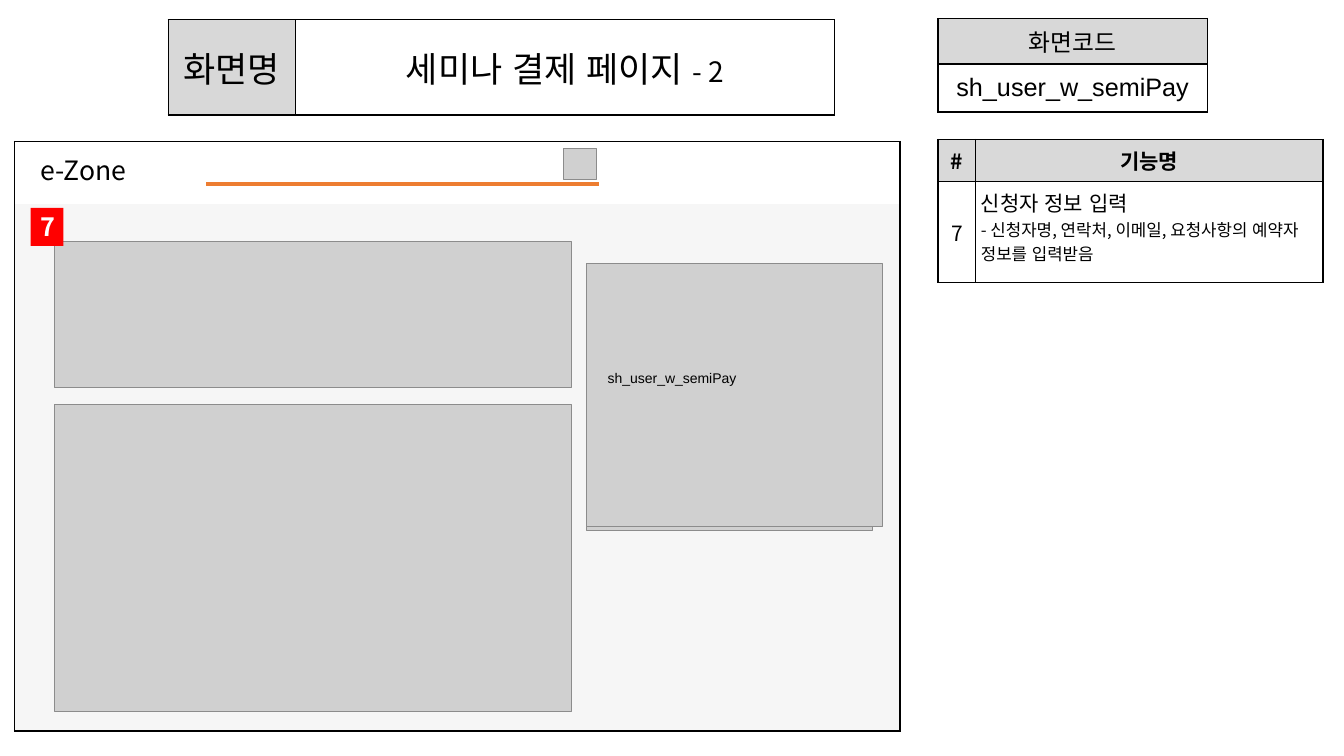
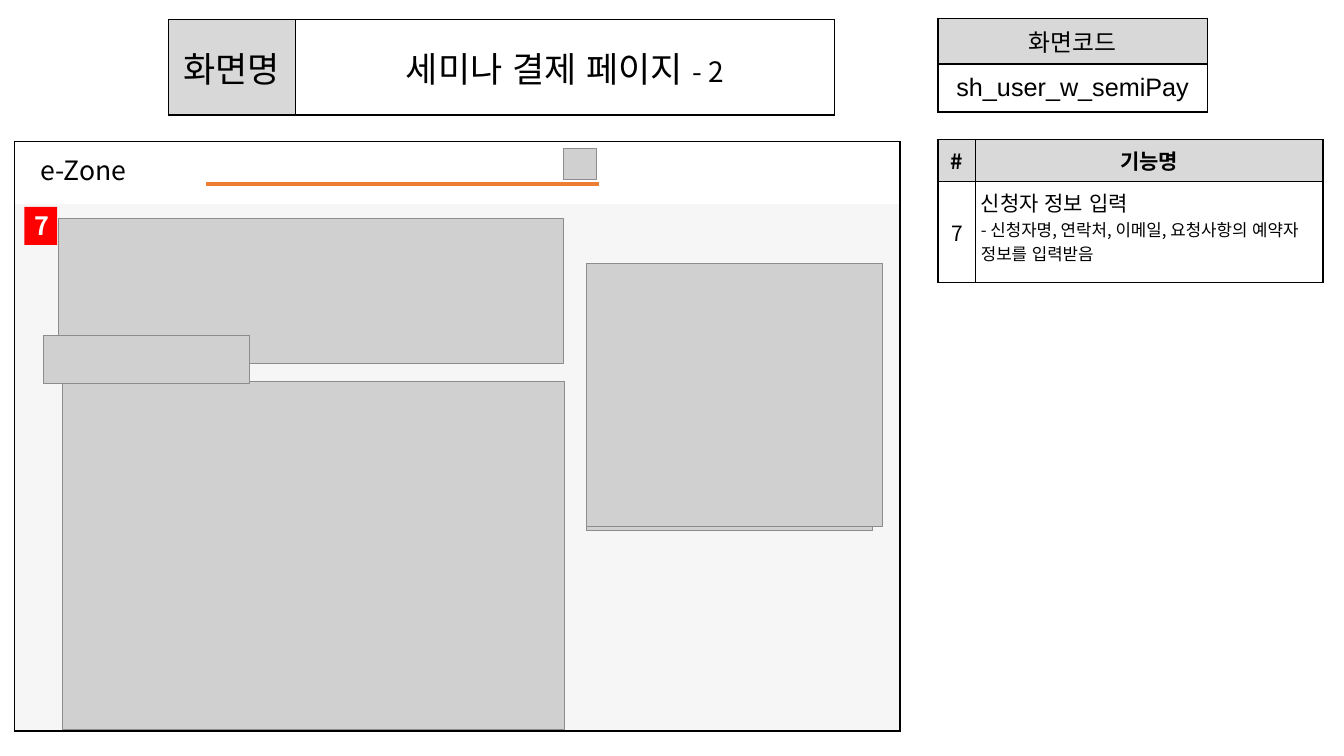
Before and after one commit to ezenteam2/e-Zone, a slide deck: slide 20 of 0 발표용 파워포인트/0403 1차발표/0403 project05 - 파워포인트 - 서희.pptx. Drawn at 1344x756 pixels with LibreOffice and Linux fonts; fonts in the diff are those of the drawing; grey boxes stand for pictures; background and template pictures are left out. Boxes give left, top, right and bottom in pixels: in the first picture for what was removed or moved away, otherwise in the second. Text is boxed around its words. In the diff, an @@ line names an element or a change of style, - is before the commit and + after.

```diff
--- a/0 발표용 파워포인트/0403 1차발표/0403 project05 - 파워포인트 - 서희.pptx
+++ b/0 발표용 파워포인트/0403 1차발표/0403 project05 - 파워포인트 - 서희.pptx
@@ rectangle "7": place and size @@
-rectangle "7" at box(30, 208, 63, 246)
+rectangle "7" at box(24, 207, 56, 245)
@@ picture: place and size @@
-picture at box(54, 242, 571, 387)
+picture at box(58, 219, 565, 364)
@@ picture added at box(43, 336, 250, 384) @@
@@ picture: place and size @@
-picture at box(54, 405, 571, 712)
+picture at box(63, 381, 565, 729)
@@ text removed at box(608, 373, 737, 386) @@
-sh_user_w_semiPay
```
Also in this commit, not shown: 1 other file.
